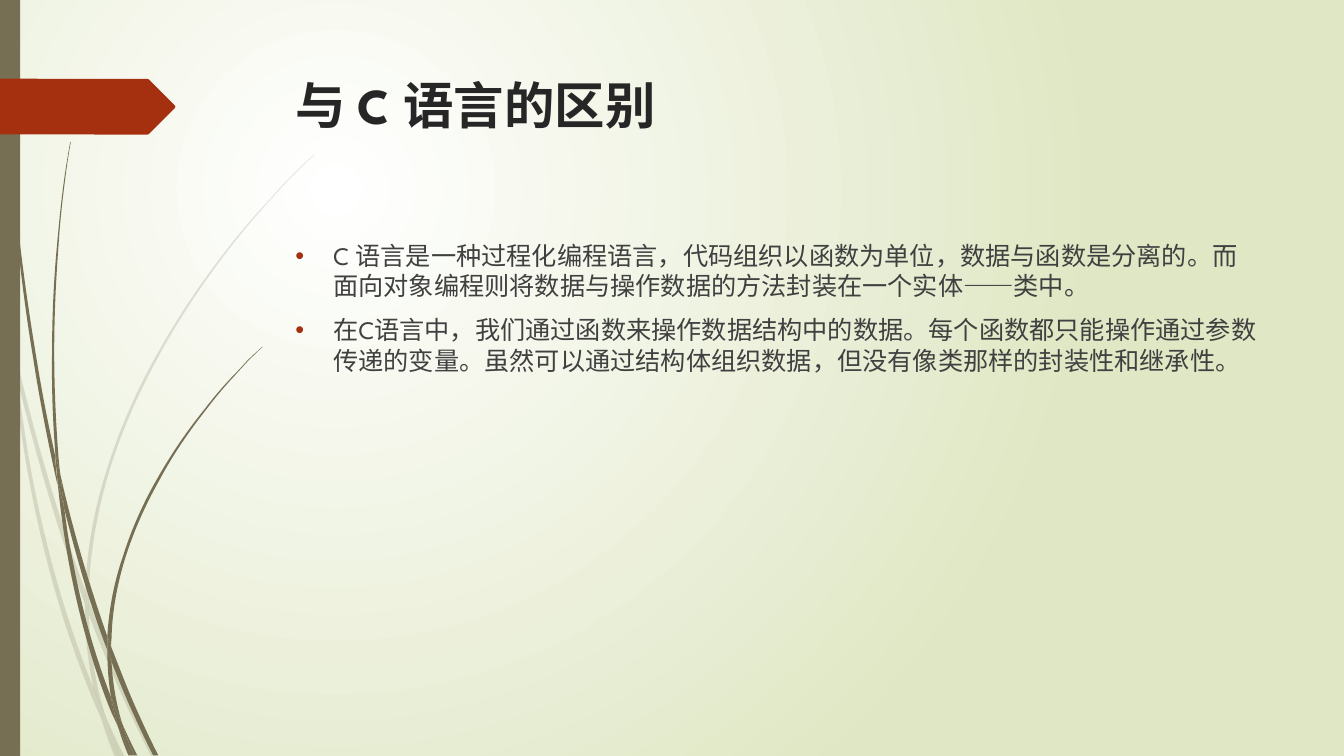
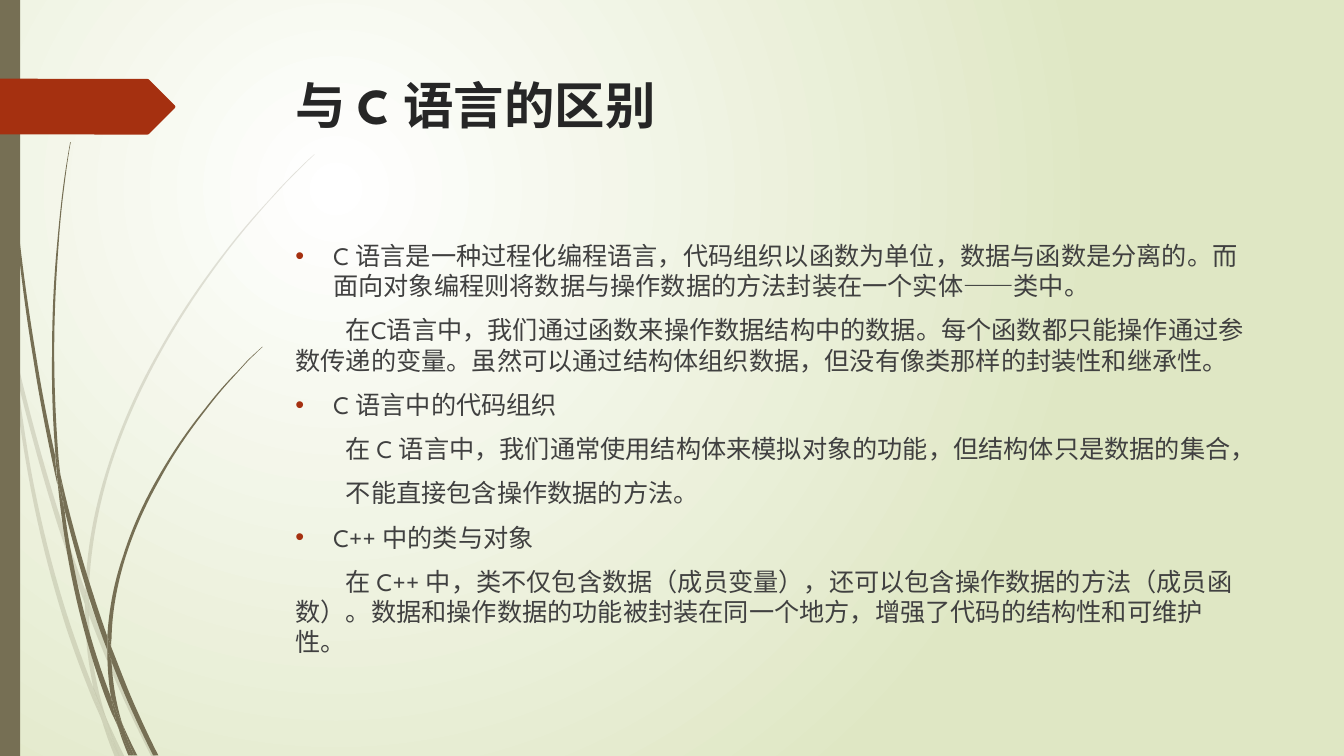
Before and after one commit to liuty2006/learn, a slide deck: slide 62 of learn_cpp/docs/C++语言培训.pptx. Drawn at 1344x756 pixels with LibreOffice and Linux fonts; fonts in the diff are those of the drawing. Boxes give left, top, right and bottom in pixels: in the first picture for what was removed or moved away, otherwise in the second. Text is boxed around its words. In the diff, an @@ line names an element or a change of style, - is before the commit and + after.

```diff
--- a/learn_cpp/docs/C++语言培训.pptx
+++ b/learn_cpp/docs/C++语言培训.pptx
@@ text at box(295, 314, 1256, 653): text changed @@
-• 在C语言中，我们通过函数来操作数据结构中的数据。每个函数都只能操作通过参数传递的变量。虽然可以通过结构体组织数据，但没有像类那样的封装性和继承性。
+在C语言中，我们通过函数来操作数据结构中的数据。每个函数都只能操作通过参 数传递的变量。虽然可以通过结构体组织数据，但没有像类那样的封装性和继承性。
+• C 语言中的代码组织
+在 C 语言中，我们通常使用结构体来模拟对象的功能，但结构体只是数据的集合，
+不能直接包含操作数据的方法。
+• C++ 中的类与对象
+在 C++ 中，类不仅包含数据（成员变量），还可以包含操作数据的方法（成员函 数）。数据和操作数据的功能被封装在同一个地方，增强了代码的结构性和可维护 性。
```
Also in this commit, not shown: 4 other slides changed, 9 other files.
